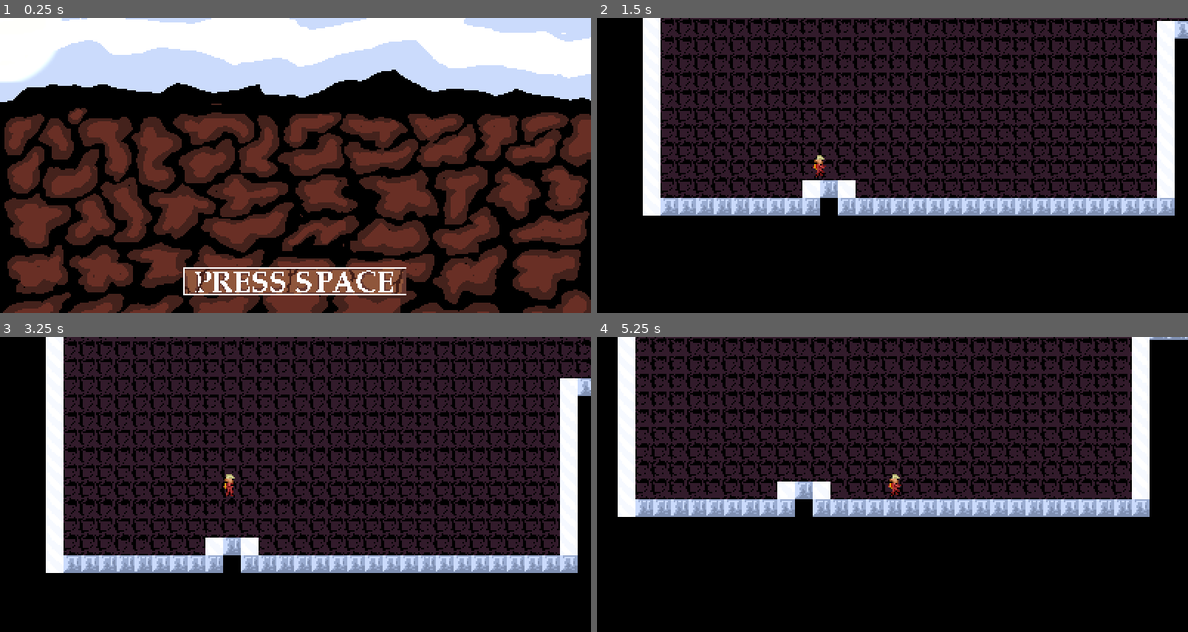
Above: before the commit, frames 1-4 (two rows, left to right).
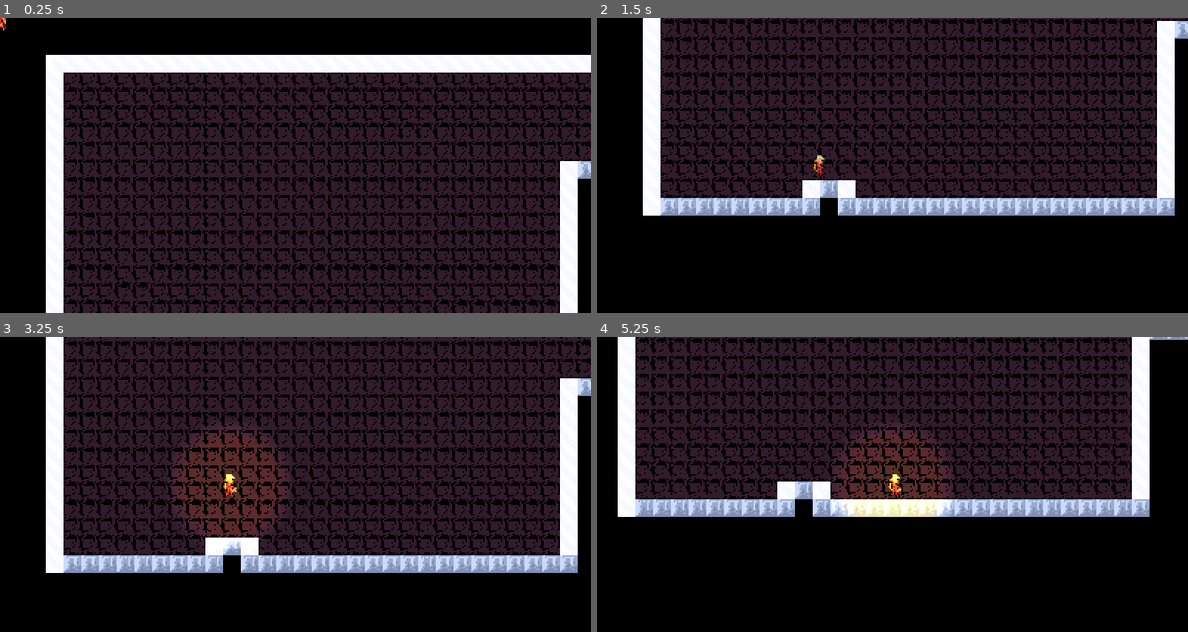
Above: after the commit, the same moments.

Repository: Mohamedyk10/inoxxtag-unclimb
Game: Godot game, scene res://main.tscn
Same seed, same stepped clock (60 frames per second), same inputs: the game is played once before the commit and once after it.
Inputs:
- Up to frame 1 (0.25 s): no input
- Up to frame 2 (1.5 s): tap Enter at 0.5 s; hold Shift (HOLD) 0.53-1.28 s; hold Right (RIGHT) from 0.53 s (still down); tap Space (JUMP) at 0.77, 1.07 s; tap L (USE_LANTERN, bound only after the commit) at 0.8, 1.35 s
- Up to frame 3 (3.25 s): tap Space (JUMP) at 1.52, 1.55, 1.82, 3.02 s; release Right (RIGHT) at 2.03 s; hold Left (LEFT) 2.03-2.78 s; hold Space (JUMP) 2.03-2.78 s; tap Shift (HOLD) at 2.3, 2.85 s; hold Right (RIGHT) from 2.78 s (still down); tap L (USE_LANTERN, bound only after the commit) at 3.05 s
- Up to frame 4 (5.25 s): tap Space (JUMP) at 3.32, 4.52, 4.82 s; hold Space (JUMP) 3.53-4.28 s; tap L (USE_LANTERN, bound only after the commit) at 3.6, 5.1 s; release Right (RIGHT) at 4.28 s; hold Left (LEFT) 4.28-5.03 s; tap Shift (HOLD) at 4.35 s; hold Right (RIGHT) from 5.03 s (still down)

The runs differ from the first frame. In frame 1, 72% of the frame differs, in the area x 0-100%, y 0-100%; in frame 2, less than 0.1%; in frame 3, 3.9%; in frame 4, 3.7%.

Commit message:
Added levers&ropes

Diff:
--- /dev/null
+++ b/inoxtag-unclimb/activables.tscn
@@ -0,0 +1,12 @@
+[gd_scene load_steps=3 format=3 uid="uid://e6a7nprviprt"]
+
+[ext_resource type="PackedScene" uid="uid://bfw3pe8ckskug" path="res://lever.tscn" id="1_kknup"]
+[ext_resource type="PackedScene" uid="uid://drvo2faq86u6r" path="res://rope.tscn" id="2_2o2hm"]
+
+[node name="Activables" type="Node2D"]
+
+[node name="Lever" parent="." instance=ExtResource("1_kknup")]
+
+[node name="Rope" parent="." instance=ExtResource("2_2o2hm")]
+
+[connection signal="body_entered" from="Lever" to="Rope" method="_on_lever_body_entered"]
--- /dev/null
+++ b/inoxtag-unclimb/lever.gd
@@ -0,0 +1,13 @@
+extends Area2D
+
+signal change
+
+var is_pressed:bool = false
+@export var link_code = 1
+
+func _ready() -> void:
+	add_to_group("levers")
+
+func _on_body_entered(body: Node2D) -> void:
+	is_pressed = true
+	change.emit()
--- /dev/null
+++ b/inoxtag-unclimb/lever.tscn
@@ -0,0 +1,23 @@
+[gd_scene load_steps=4 format=3 uid="uid://bfw3pe8ckskug"]
+
+[ext_resource type="Script" uid="uid://cfi4jo5x318kv" path="res://lever.gd" id="1_0ohsc"]
+[ext_resource type="Texture2D" uid="uid://cabsuvsam7lr4" path="res://art/Tiles/lever_off.png" id="2_1btnt"]
+
+[sub_resource type="RectangleShape2D" id="RectangleShape2D_1btnt"]
+size = Vector2(15, 11)
+
+[node name="Lever" type="Area2D"]
+light_mask = 2
+visibility_layer = 2
+collision_layer = 2
+collision_mask = 2
+script = ExtResource("1_0ohsc")
+
+[node name="Sprite" type="Sprite2D" parent="."]
+texture = ExtResource("2_1btnt")
+
+[node name="CollisionShape2D" type="CollisionShape2D" parent="."]
+position = Vector2(0.5, 2.5)
+shape = SubResource("RectangleShape2D_1btnt")
+
+[connection signal="body_entered" from="." to="." method="_on_body_entered"]
--- a/inoxtag-unclimb/main.tscn
+++ b/inoxtag-unclimb/main.tscn
@@ -1,9 +1,11 @@
-[gd_scene load_steps=5 format=3 uid="uid://ceql8b1jxod73"]
+[gd_scene load_steps=7 format=3 uid="uid://ceql8b1jxod73"]
 
 [ext_resource type="PackedScene" uid="uid://sclpth6g423y" path="res://player.tscn" id="1_ig7tw"]
 [ext_resource type="PackedScene" uid="uid://bgp7ds7q7ky7b" path="res://hud.tscn" id="3_h2yge"]
 [ext_resource type="PackedScene" uid="uid://b6a3pf41ax484" path="res://zip_line.tscn" id="4_1bvp3"]
+[ext_resource type="PackedScene" uid="uid://drvo2faq86u6r" path="res://rope.tscn" id="5_7mycd"]
 [ext_resource type="PackedScene" uid="uid://vgah4ipsh4je" path="res://levels.tscn" id="5_lquwl"]
+[ext_resource type="PackedScene" uid="uid://bfw3pe8ckskug" path="res://lever.tscn" id="6_272bh"]
 
 [node name="Main" type="Node2D"]
 
@@ -14,16 +16,33 @@
 position = Vector2(177, 248)
 
 [node name="Player" parent="." instance=ExtResource("1_ig7tw")]
-position = Vector2(2280, 805)
+position = Vector2(2228, 821)
 
 [node name="Camera2D" type="Camera2D" parent="Player"]
 limit_left = 0
 limit_top = 0
 
 [node name="HUD" parent="." instance=ExtResource("3_h2yge")]
+visible = false
 
 [node name="DirectionalLight2D" type="DirectionalLight2D" parent="."]
 visible = false
 color = Color(1, 1, 0, 1)
 energy = 0.9
 blend_mode = 1
+
+[node name="FirstAction" type="Node2D" parent="."]
+
+[node name="Lever" parent="FirstAction" instance=ExtResource("6_272bh")]
+position = Vector2(2928, 888)
+scale = Vector2(3, 3)
+
+[node name="Rope" parent="FirstAction" instance=ExtResource("5_7mycd")]
+position = Vector2(2987, 128)
+
+[connection signal="area_entered" from="FirstAction/Lever" to="FirstAction/Rope" method="_on_lever_area_entered"]
+[connection signal="body_entered" from="FirstAction/Lever" to="FirstAction/Rope" method="_on_lever_body_entered"]
+[connection signal="change" from="FirstAction/Lever" to="FirstAction/Rope" method="_on_lever_change"]
+[connection signal="body_entered" from="FirstAction/Rope" to="FirstAction/Rope" method="_on_body_entered"]
+[connection signal="body_exited" from="FirstAction/Rope" to="FirstAction/Rope" method="_on_body_exited"]
+[connection signal="can_climb" from="FirstAction/Rope" to="Player" method="_on_rope_can_climb"]
--- a/inoxtag-unclimb/player.gd
+++ b/inoxtag-unclimb/player.gd
@@ -18,6 +18,7 @@
 var animation = ""
 var vertical_speed = 0
 var uses_ice_axe
+var is_climbing
 
 var game_started = false
 var is_timed_out = false
@@ -91,14 +92,14 @@
 	if is_on_wall() and Input.is_action_pressed("HOLD"):
 		uses_ice_axe = true
 
-	if Input.is_action_pressed("LEFT") and not uses_ice_axe:
+	if Input.is_action_pressed("LEFT") and not uses_ice_axe and not is_climbing:
 		velocity[0] += -HORIZONTAL_SPEED
 		orientation = "left"
 		if lantern_status:
 			animation = "run_right_lantern"
 		else:
 			animation = "run_right"
-	if Input.is_action_pressed("RIGHT") and not uses_ice_axe:
+	if Input.is_action_pressed("RIGHT") and not uses_ice_axe and !is_climbing:
 		velocity[0] += HORIZONTAL_SPEED
 		orientation = "right"
 		if lantern_status:
@@ -106,50 +107,50 @@
 		else :
 			animation = "run_right"
 
-	if uses_ice_axe:
+	if uses_ice_axe or is_climbing:
 		vertical_speed = 0
-
-	print(velocity)
 
 	if Input.is_action_pressed("JUMP"):
 		if is_jumping:
 			vertical_speed += 0.5 * GRAVITY_ACCELERATION * delta
 			animation = "jump"
 		else:
-			if is_on_floor() or is_on_wall() or zip_line_coefs != null:
+			if is_on_floor() or is_on_wall() or zip_line_coefs != null or is_climbing:
 				is_jumping = true
 				uses_ice_axe = false
+				is_climbing = false
 				vertical_speed = JUMP_INITIAL_SPEED
 				velocity[1] = vertical_speed
 				animation = "jump"
 	else:
 		is_jumping = false
 
-	if not is_jumping and not uses_ice_axe:
+	if not is_jumping and not uses_ice_axe and not is_climbing:
 		vertical_speed += GRAVITY_ACCELERATION * delta
 
-	if uses_ice_axe:
+	if uses_ice_axe or is_climbing:
 		animation = "climb_no_move"
-		if orientation == "right":
-			velocity[0] += 1
-		else:
-			velocity[0] -= 1
-		if Input.is_action_pressed("UP") and uses_ice_axe:
+		if uses_ice_axe:
+			if orientation == "right":
+				velocity[0] += 1
+			else:
+				velocity[0] -= 1
+		if Input.is_action_pressed("UP") and Input.is_action_pressed("HOLD"):
 			vertical_speed -= VERTICAL_SPEED
 			animation = "climb_up_or_down"
-		if Input.is_action_pressed("DOWN") and uses_ice_axe:
+		if Input.is_action_pressed("DOWN") and Input.is_action_pressed("HOLD"):
 			vertical_speed += VERTICAL_SPEED
 			animation = "climb_up_or_down"
+		if Input.is_action_just_released("HOLD"):
+			is_climbing = false
 	if orientation == "right":
 		$Animation.flip_h = false
 		$Animation.play(animation)
 	else:
 		$Animation.flip_h = true
 		$Animation.play(animation)
+
 	velocity[1] = vertical_speed
-
-	print(velocity)
-
 	move_and_slide()
 
 func _on_area_2d_body_entered(body: Node2D) -> void:
@@ -159,3 +160,9 @@
 	show_hud()
 	await get_tree().create_timer(0.5).timeout
 	is_timed_out = false
+
+func _on_rope_can_climb() -> void:
+	for rope in get_tree().get_nodes_in_group("ropes"):
+		if rope.is_player_touching_the_rope and Input.is_action_pressed("HOLD"):
+			is_climbing = true
+			position.x = rope.position.x
--- a/inoxtag-unclimb/player.tscn
+++ b/inoxtag-unclimb/player.tscn
@@ -152,8 +152,8 @@
 size = Vector2(33, 68)
 
 [node name="Player" type="CharacterBody2D"]
-collision_layer = 2
-collision_mask = 2
+collision_layer = 6
+collision_mask = 6
 script = ExtResource("1_onrkg")
 
 [node name="CollisionShape2D" type="CollisionShape2D" parent="."]
--- a/inoxtag-unclimb/project.godot
+++ b/inoxtag-unclimb/project.godot
@@ -85,6 +85,11 @@
 "events": [Object(InputEventKey,"resource_local_to_scene":false,"resource_name":"","device":-1,"window_id":0,"alt_press …(195 unchanged characters)…
 ]
 }
+USE_LANTERN={
+"deadzone": 0.2,
+"events": [Object(InputEventKey,"resource_local_to_scene":false,"resource_name":"","device":-1,"window_id":0,"alt_pressed":false,"shift_pressed":false,"ctrl_pressed":false,"meta_pressed":false,"pressed":false,"keycode":0,"physical_keycode":76,"key_label":0,"unicode":108,"location":0,"echo":false,"script":null)
+]
+}
 
 [rendering]
 
--- /dev/null
+++ b/inoxtag-unclimb/rope.gd
@@ -0,0 +1,22 @@
+extends Area2D
+
+var is_player_touching_the_rope: bool = false
+@export var rope_code = 1
+signal can_climb
+
+func _ready():
+	add_to_group("ropes")
+	$Sprite2D.hide()
+
+func _on_body_entered(body):
+	is_player_touching_the_rope = true
+	can_climb.emit()
+
+func _on_body_exited(body):
+	is_player_touching_the_rope = false
+
+func _on_lever_change() -> void:
+	for lever in get_tree().get_nodes_in_group("levers"):
+		if lever.link_code == rope_code:
+			$Sprite2D.show()
+			$CollisionShape2D.set_deferred("disabled", false)
--- /dev/null
+++ b/inoxtag-unclimb/rope.tscn
@@ -0,0 +1,25 @@
+[gd_scene load_steps=4 format=3 uid="uid://drvo2faq86u6r"]
+
+[ext_resource type="Script" uid="uid://b8jre1tusa3na" path="res://rope.gd" id="1_0756u"]
+
+[sub_resource type="RectangleShape2D" id="RectangleShape2D_0756u"]
+size = Vector2(8, 2000)
+
+[sub_resource type="CanvasTexture" id="CanvasTexture_0756u"]
+
+[node name="Rope" type="Area2D"]
+light_mask = 2
+visibility_layer = 2
+collision_layer = 4
+collision_mask = 4
+script = ExtResource("1_0756u")
+
+[node name="CollisionShape2D" type="CollisionShape2D" parent="."]
+light_mask = 2
+visibility_layer = 2
+position = Vector2(2.5, 1000)
+shape = SubResource("RectangleShape2D_0756u")
+
+[node name="Sprite2D" type="Sprite2D" parent="."]
+scale = Vector2(5, 2000)
+texture = SubResource("CanvasTexture_0756u")
Not shown, added: inoxtag-unclimb/lever.gd.uid
Not shown, added: inoxtag-unclimb/rope.gd.uid
